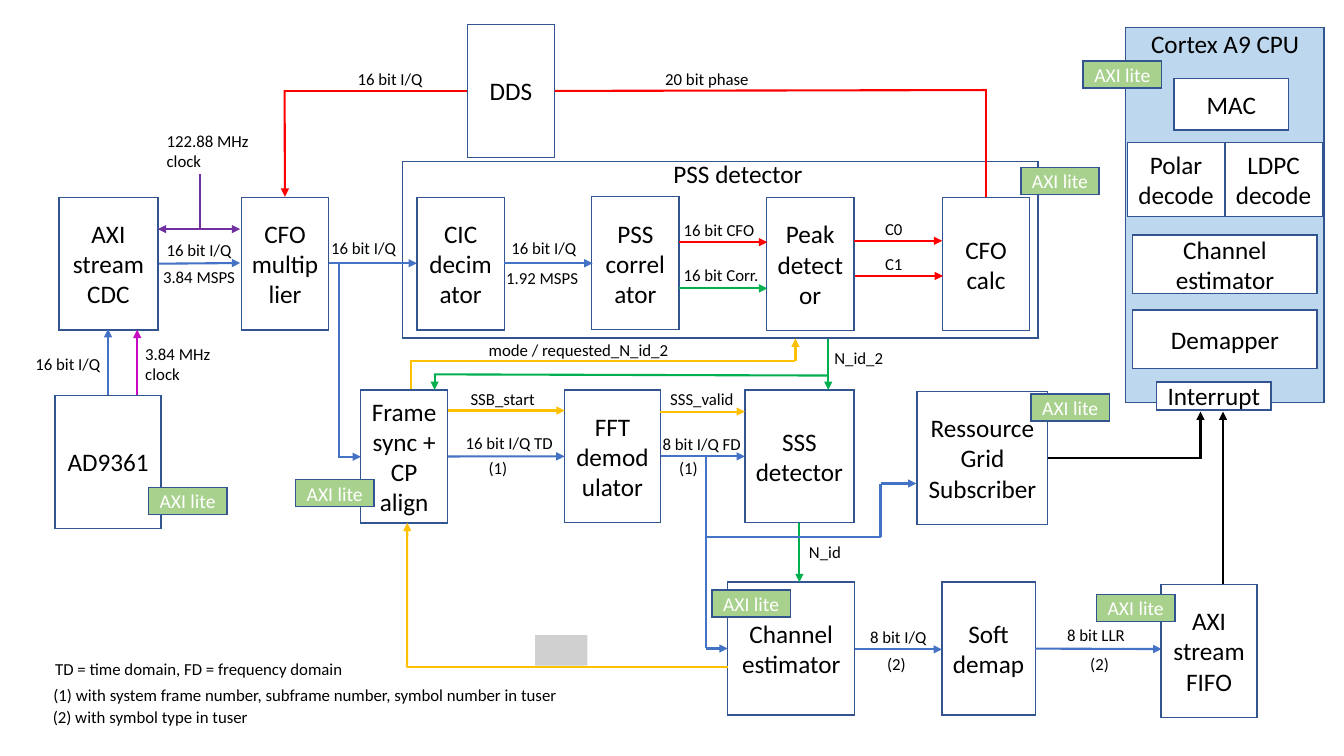
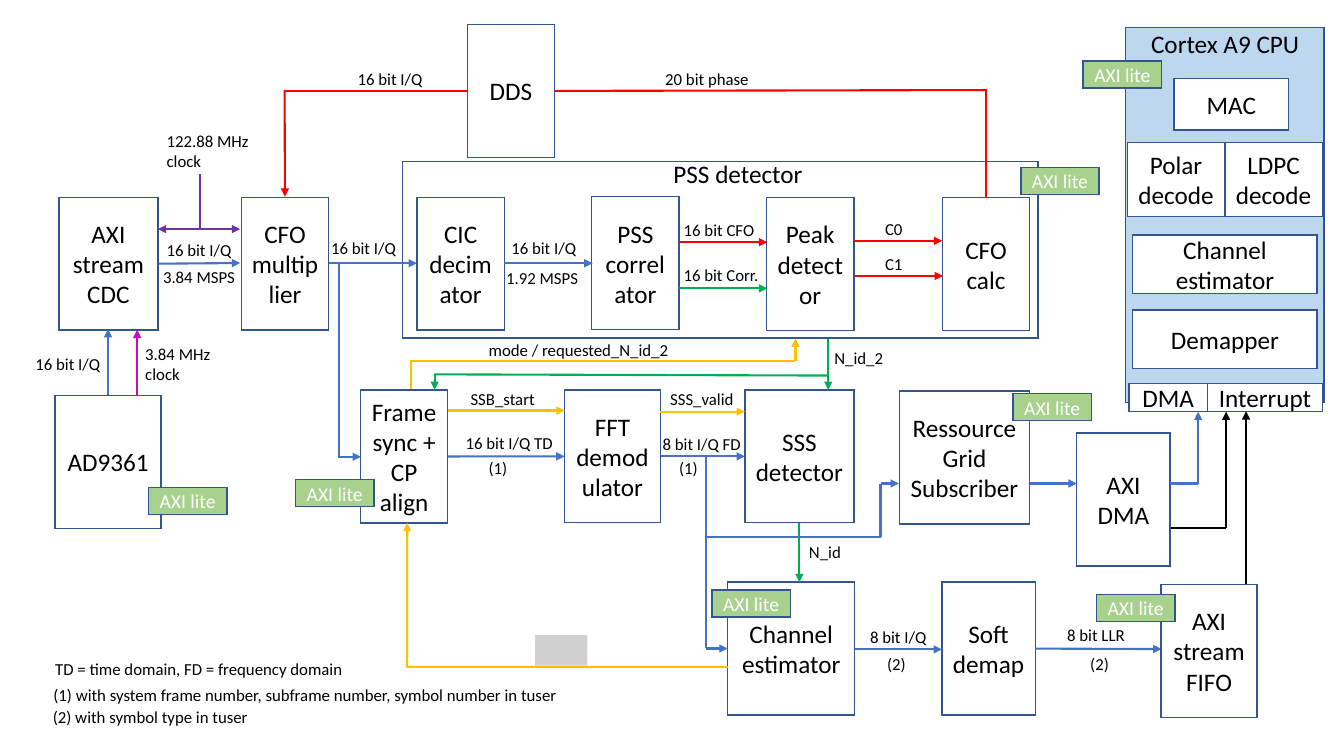
Before and after one commit to catkira/open5G_phy, a slide deck: slide 1 of doc/overview.pptx. Drawn at 1344x756 pixels with LibreOffice and Linux fonts; fonts in the diff are those of the drawing; grey boxes stand for pictures. Boxes give left, top, right and bottom in pixels: in the first picture for what was removed or moved away, otherwise in the second. Text is boxed around its words. In the diff, an @@ line names an element or a change of style, - is before the commit and + after.

```diff
--- a/doc/overview.pptx
+++ b/doc/overview.pptx
@@ rectangle added at [1129,384,1208,412], fill #FFFFFF, outline #325491 1 pt, 18 pt, text #000000 @@
+DMA
@@ rectangle "Interrupt": place and size @@
-rectangle "Interrupt" at [1156,382,1271,410]
+rectangle "Interrupt" at [1208,384,1323,412]
@@ rectangle "Ressource Grid Subscriber": place and size @@
-rectangle "Ressource Grid Subscriber" at [918,391,1049,524]
+rectangle "Ressource Grid Subscriber" at [899,391,1030,524]
@@ rectangle "AXI lite": place and size @@
-rectangle "AXI lite" at [1031,394,1110,421]
+rectangle "AXI lite" at [1013,394,1092,421]
@@ arrow added from (1199, 484) to (1199, 411), #4472C4 1.5 pt @@
@@ arrow moved from (1201, 459) - (1201, 411) to (1226, 528) - (1226, 411) @@
@@ arrow moved from (1223, 585) - (1223, 411) to (1246, 584) - (1246, 411) @@
@@ rectangle added at [1077,434,1171,567], fill #FFFFFF, outline #325491 1 pt, 18 pt, text #000000 @@
+AXI
+DMA
@@ arrow moved from (881, 484) - (917, 484) to (881, 484) - (899, 484) @@
@@ arrow added from (1030, 484) to (1077, 484), #4472C4 1.5 pt @@
@@ line added from (1171, 484) to (1198, 484), #4472C4 1.5 pt @@
@@ line moved from (1048, 458) - (1201, 458) to (1169, 528) - (1226, 528) @@
```
Also in this commit, not shown: 1 other file.
